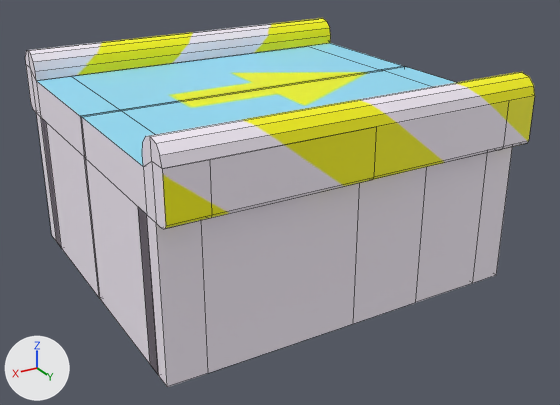
The FBX model Assets/Models/EsteirarReta.fbx, before and after one commit.
Both versions are drawn from a 50 mm lens placed at (2.08, 5.94, 1.15), pointed at (0.0, 2.48, -0.58). The axes (+X, +Y, +Z) are drawn at lower left. The lights are the same throughout. Mesh edges are drawn as thin lines. Vertices at the same position are counted once.

The older version as bpy lines, for what is in view:
```python
me_cube_002 = bpy.data.meshes.new('Cube.002')
me_cube_002.from_pydata(...)  # 186 vertices, 144 faces; spans x -1.0..1.0, y -1.0..1.0, z -1.0..1.19
me_cube_002.materials.append(mat_material)  # picture img_esteira_png
ob_cube_002 = bpy.data.objects.new('Cube.002', me_cube_002)
ob_cube_002.location = (0.046, 2.353, -0.42)
ob_cube_002.scale = (1.0, 1.0, 0.531)
```
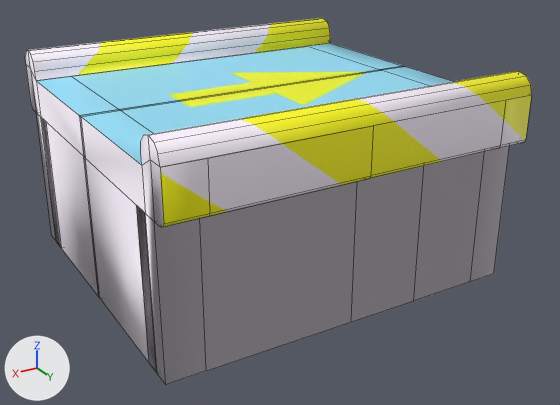
The newer file is also turned or shifted as a whole; pictures and numbers use the older file's frame.

What differs and where, as boxes [x1, y1, x2, y2] in the pictures (560 x 405 px):
```json
{"object": "Cube.002", "change": "shading changed, moved, rescaled", "before": [25, 18, 535, 387], "after": [25, 18, 532, 385]}
```

The change, as JSON lines over the scene's bpy script:
```json
{"block": "me_cube_002", "where": "me_cube_002.from_pydata(...)  # 186 vertices, 144 faces; spans x -1.0..1.0, y -1.0..1.0, z -1.0..1.19"}
{"block": "me_cube_002", "where": "# used by ob_cube_002; location = (0.046, 2.353, -0.42); scale = (1.0, 1.0, 0.531)"}
{"block": "me_cube_002", "change": "me_cube_002 part 1: its shading normals changed"}
{"op": "set", "path": "ob_cube_002.location", "old": "(0.046, 2.353, -0.42)", "new": "(0.046, 2.344, -0.42)"}
{"op": "set", "path": "ob_cube_002.scale", "old": "(1.0, 1.0, 0.531)", "new": "(1.0, 0.99, 0.531)"}
```
